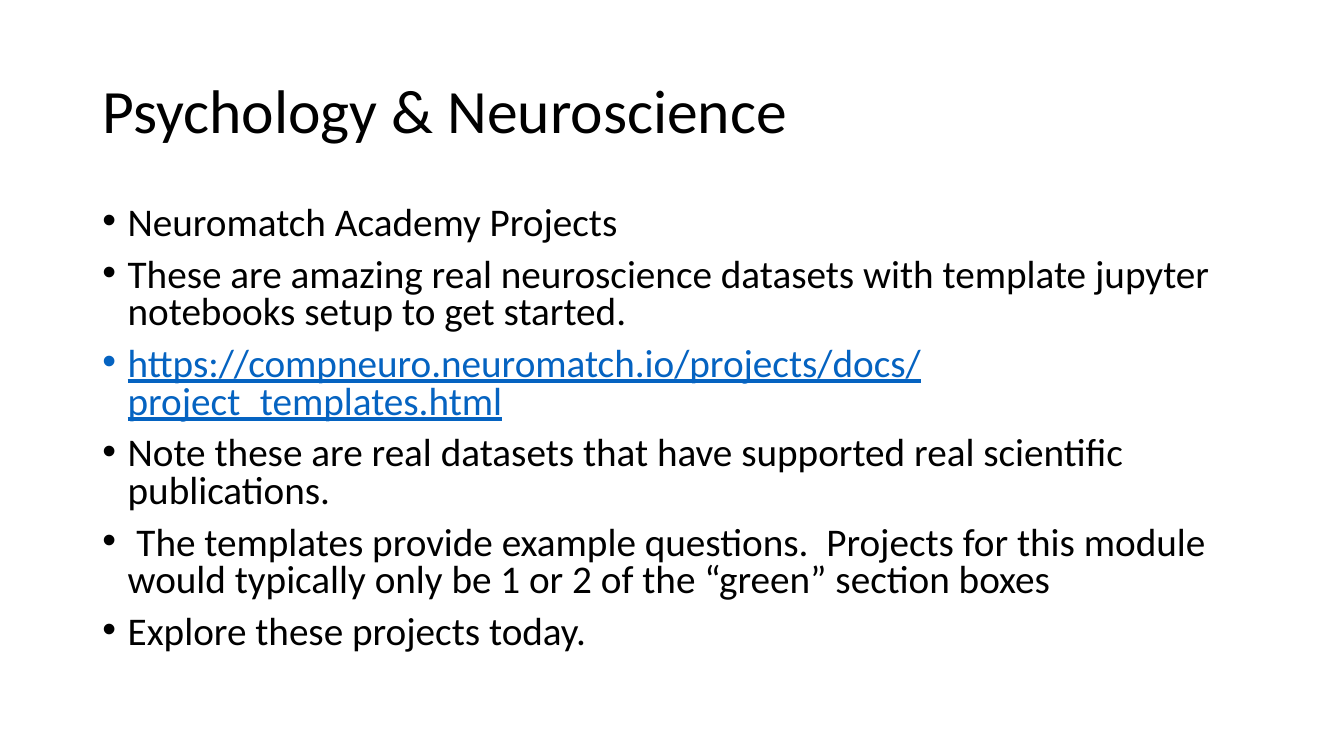
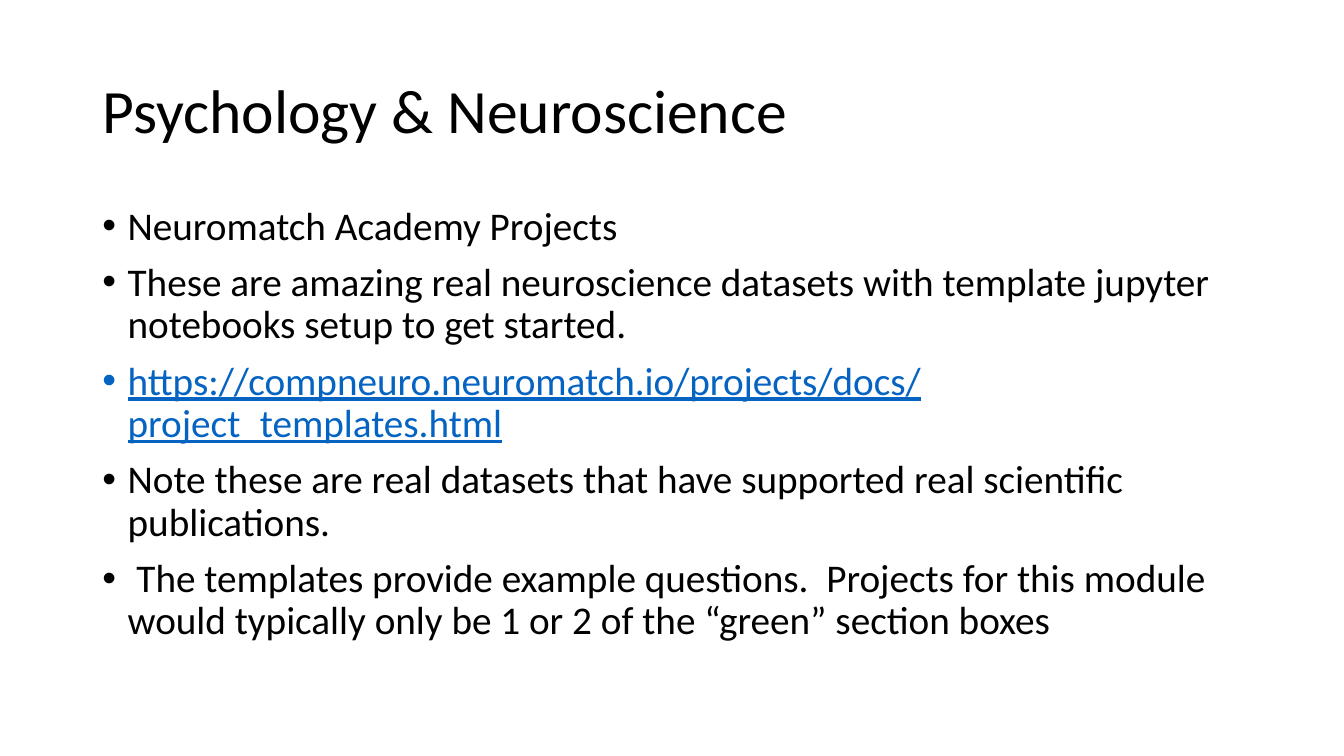
Before and after one commit to aleslab/PS4106_2022-23, a slide deck: slide 4 of slides/p4106 - projects.pptx. Drawn at 1344x756 pixels with LibreOffice and Linux fonts; fonts in the diff are those of the drawing. Boxes give left, top, right and bottom in pixels: in the first picture for what was removed or moved away, otherwise in the second. Text is boxed around its words. In the diff, an @@ line names an element or a change of style, - is before the commit and + after.

```diff
--- a/slides/p4106 - projects.pptx
+++ b/slides/p4106 - projects.pptx
@@ text "Neuromatch Academy Projects" at <box>128,212,1209,641</box>: line spacing 0.8 to 0.9 @@
@@ text at <box>128,617,586,652</box>: paragraph removed @@
-• Explore these projects today.
```
Also in this commit, not shown: 1 other slide changed, 2 slides added, 2 other files.
